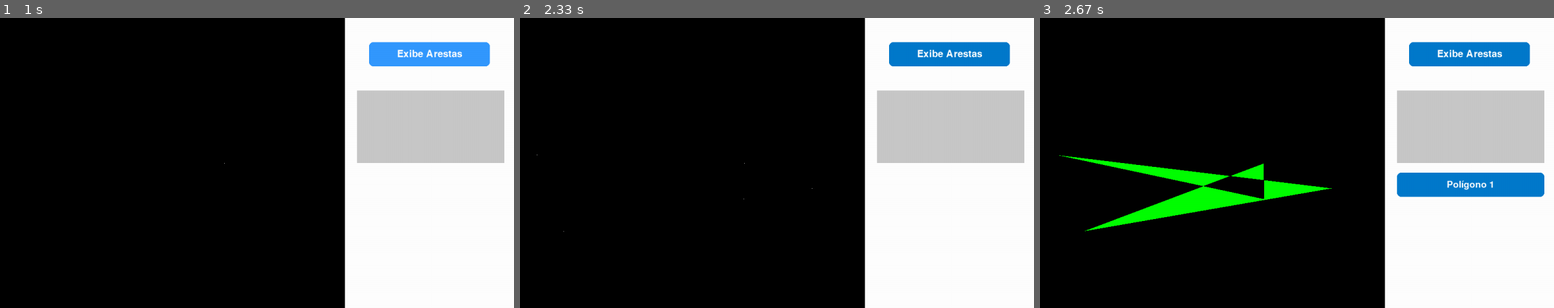
Above: before the commit, frames 1-3 (left to right).
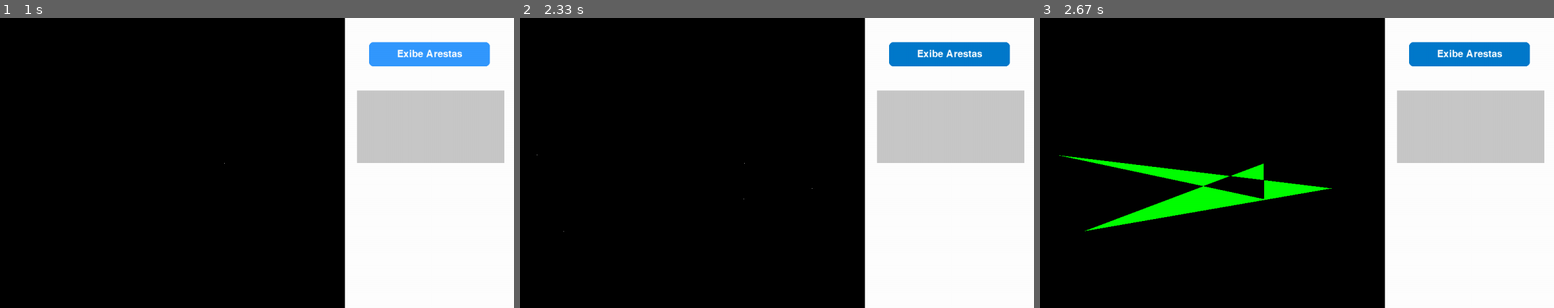
Above: after the commit, the same moments.

Repository: Rafaration/FillPoly
Game: pygame game, started from FillPoly.py
Two runs of this game, one before a commit and one after it. Both use one fixed random seed, a clock stepped at 60 frames per second and the inputs below.
Inputs (mouse positions are in pixels of both pictures, inside the frame that each line leads up to):
- Up to frame 1 (1 s): click (226, 163) at 0.38 s; click "Exibe Arestas" at 0.72 s
- Up to frame 2 (2.33 s): click (561, 229) at 1.05 s; click (812, 189) at 1.38 s; click (535, 154) at 1.72 s; click (741, 197) at 2.05 s
- Up to frame 3 (2.67 s): right-click (1379, 139) at 2.38 s

Frames 1-2 are identical in both runs. In frame 3, 2.4% of the frame differs, in the area x 69-99%, y 53-62%.

Commit message:
Remoção dos botões seletores de polígonos

Diff:
--- a/FillPoly.py
+++ b/FillPoly.py
@@ -228,7 +228,6 @@
 # Criar estruturas que irão armazenar os polígonos e pontos desenhados
 Pontos = [] # Lista para armazenar os pontos clicados pelo mouse
 Poligonos = [] # Lista para armazenar os polígonos desenhados
-Botoes_Poligonos = [] # Lista para armazenar os botões dos polígonos desenhados
 
 scroll_y = 0  # <--- NOVA VARIÁVEL DE SCROLL
 
@@ -241,28 +240,6 @@
     for event in pygame.event.get():
         if event.type == pygame.QUIT:
             rodando = False
-
-        # --- VERIFICAÇÃO DE ROLAGEM DO MOUSE ---
-        if event.type == pygame.MOUSEWHEEL:
-            # Pega a posição do mouse para rolar apenas se estiver sobre o painel
-            if painel_ui.rect.collidepoint(pygame.mouse.get_pos()):
-                # event.y retorna 1 (cima) ou -1 (baixo)
-                scroll_y += event.y * 30
-
-                # Calcula os limites do scroll
-                altura_total_botoes = len(Botoes_Poligonos) * 55
-                espaco_disponivel = 600 - 320 # Altura da tela menos onde os botões começam
-
-                # O limite mínimo impede de rolar para o infinito vazio embaixo
-                limite_minimo = min(0, espaco_disponivel - altura_total_botoes)
-
-                # Garante que o scroll fique travado entre o limite mínimo e 0 (topo)
-                scroll_y = max(limite_minimo, min(0, scroll_y))
-
-        # --- ATUALIZA A POSIÇÃO Y DOS BOTÕES SEMPRE ---
-        # Isso garante que tanto os botões novos quanto os antigos apliquem o scroll_y e os cliques funcionem no lugar certo
-        for i, botao in enumerate(Botoes_Poligonos):
-            botao.rect.y = 320 + (i * 55) + scroll_y
 
         # Verifica se ocorreu um clique do mouse
         if event.type == pygame.MOUSEBUTTONDOWN:
@@ -283,18 +260,6 @@
                         for poligono in Poligonos:
                             poligono.cor = True # Alterna a exibição das arestas do polígono
 
-                for i, botao in enumerate(Botoes_Poligonos):
-                    if botao.foi_clicado(event):
-                        print(f"Polígono {i + 1} foi selecionado!")
-
-                        # desmarca todos os polígonos
-                        for p in Poligonos:
-                            p.selecionado = False
-
-                        # Marca apenas o polígono correspondente ao botão clicado
-                        Poligonos[i].selecionado = True
-
-
             # Verifica se o clique foi na área de desenho
             if (area_desenho.foi_clicado(event)):
                 print("Área de desenho foi clicada!")
@@ -314,14 +279,6 @@
                         Pontos = []  # Limpa a lista de pontos após criar o polígono
                         print("Polígono criado com sucesso!")
 
-                        # Criar botão dinâmico
-                        qtd = len(Poligonos)
-                        # a posição y aumenta em cada botão criado, para que eles não se sobreponham
-                        y_botao = 320 + (qtd - 1) * 60
-
-                        novo_botao = Botao(875, y_botao, 305, 50, f"Polígono {qtd}", tam_fonte=28, cor=AZUL, cor_hover=AZUL_CLARO)
-                        Botoes_Poligonos.append(novo_botao)
-
                     else:
                         print("É necessário pelo menos 3 pontos para formar um polígono.")
 
@@ -334,21 +291,6 @@
 
     # Desenha os botões na tela
     botao_arestas.desenhar(tela)
-
-    # Desenha os botões dos polígonos
-    # for botao in Botoes_Poligonos:
-    #    botao.desenhar(tela)
-
-    # --- DESENHO DOS BOTÕES COM CORTE (CLIPPING) ---
-    # Define a área onde os botões podem aparecer (de y=320 até o final da tela=600)
-    area_visivel_scroll = pygame.Rect(850, 320, 350, 280)
-    tela.set_clip(area_visivel_scroll) # Trava o desenho nessa área
-
-    for botao in Botoes_Poligonos:
-        botao.desenhar(tela)
-
-    tela.set_clip(None) # Destrava a tela para desenhar o resto normalmente
-    # -----------------------------------------------
 
     # Desenha os pontos que estão sendo clicados e ainda não viraram polígonos
     for p in Pontos:
